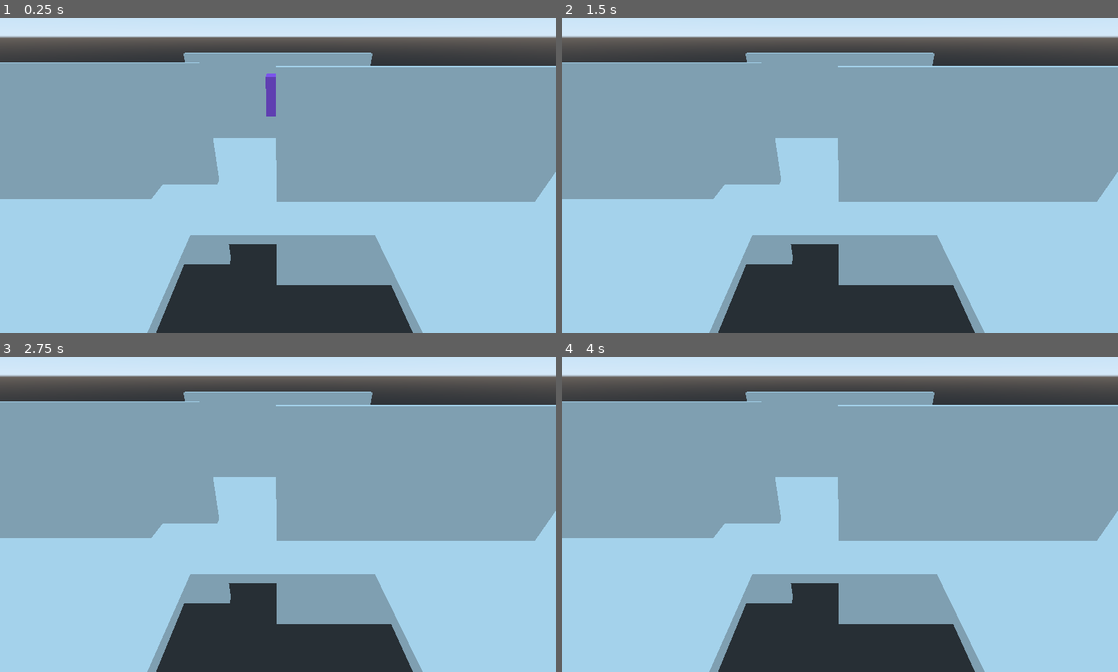
Above: before the commit, frames 1-4 (two rows, left to right).
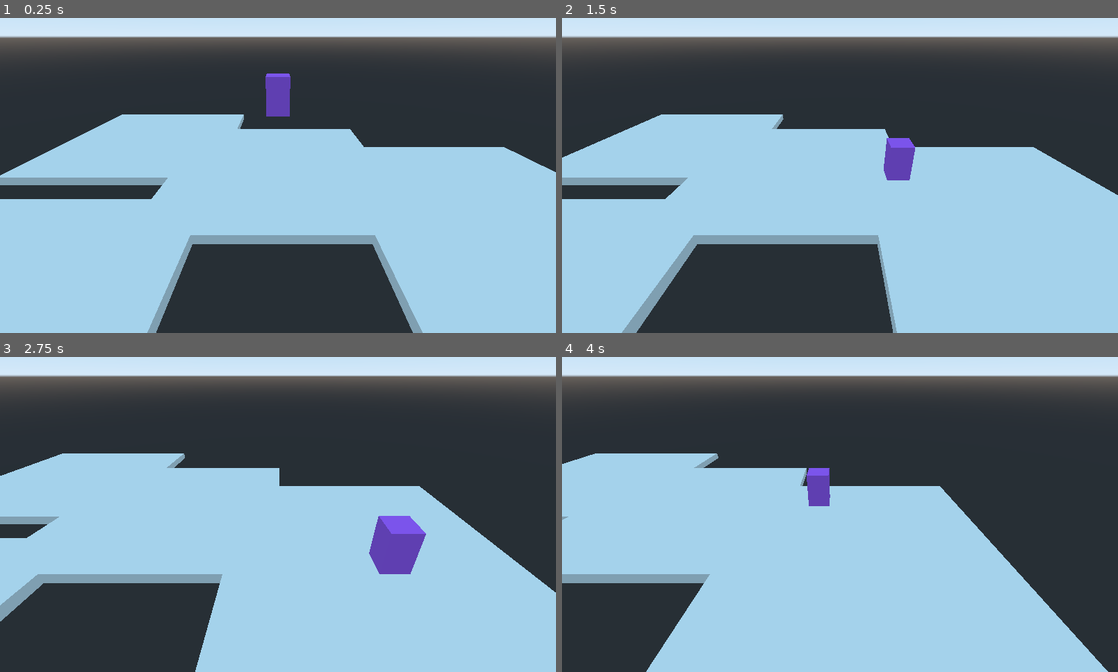
Above: after the commit, the same moments.

Repository: jonjondev/bendt-investigations
Game: Godot game, scene res://src/Main.tscn
Same seed, same stepped clock (60 frames per second), same inputs: the game is played once before the commit and once after it.
Inputs:
- Up to frame 1 (0.25 s): no input
- Up to frame 2 (1.5 s): hold Right (ui_right) 0.53-1.28 s; hold Down (ui_down) from 1.28 s (still down)
- Up to frame 3 (2.75 s): release Down (ui_down) at 2.03 s; hold Right (ui_right) from 2.03 s (still down)
- Up to frame 4 (4 s): release Right (ui_right) at 2.78 s; hold Up (ui_up) 2.78-3.53 s; hold Left (ui_left) from 3.53 s (still down)

The runs differ from the first frame. In frame 1, 44% of the frame differs, in the area x 0-100%, y 11-85%; in frame 2, 51%; in frame 3, 64%; in frame 4, 67%, in the area x 0-100%, y 11-100%.

Commit message:
Moved camera into its own scene and made it follow the player's movement on the x-axis

Diff:
--- /dev/null
+++ b/src/Camera.gd
@@ -0,0 +1,10 @@
+extends Camera
+
+export (NodePath) var player
+
+func _ready():
+	player = get_node(player)
+
+func _physics_process(delta):
+	if abs(translation.x - player.translation.x) > 0.1:
+		translation.x = lerp(translation.x, player.translation.x, delta)
--- a/src/Main.tscn
+++ b/src/Main.tscn
@@ -1,6 +1,7 @@
-[gd_scene load_steps=6 format=2]
+[gd_scene load_steps=5 format=2]
 
 [ext_resource path="res://src/Player.tscn" type="PackedScene" id=1]
+[ext_resource path="res://src/Camera.gd" type="Script" id=2]
 
 [sub_resource type="CubeMesh" id=1]
 size = Vector3( 5, 0.2, 5 )
@@ -8,17 +9,13 @@
 [sub_resource type="BoxShape" id=2]
 extents = Vector3( 2.5, 0.1, 2.5 )
 
-[sub_resource type="CubeMesh" id=3]
-size = Vector3( 5, 5, 0.2 )
-
-[sub_resource type="BoxShape" id=4]
-extents = Vector3( 2.5, 2.5, 0.1 )
-
 [node name="Spatial" type="Spatial"]
 
 [node name="Camera" type="Camera" parent="."]
 transform = Transform( 1, 0, 0, 0, 0.866025, 0.5, 0, -0.5, 0.866025, 0, 2.87831, 5.22607 )
 current = true
+script = ExtResource( 2 )
+player = NodePath("../Player")
 
 [node name="StaticBody" type="StaticBody" parent="."]
 
@@ -28,36 +25,6 @@
 
 [node name="CollisionShape" type="CollisionShape" parent="StaticBody"]
 shape = SubResource( 2 )
-
-[node name="StaticBody5" type="StaticBody" parent="."]
-transform = Transform( 1, 0, 0, 0, 1, 0, 0, 0, 1, 0, 0, -1.73848 )
-
-[node name="MeshInstance" type="MeshInstance" parent="StaticBody5"]
-mesh = SubResource( 3 )
-material/0 = null
-
-[node name="CollisionShape" type="CollisionShape" parent="StaticBody5"]
-shape = SubResource( 4 )
-
-[node name="StaticBody6" type="StaticBody" parent="."]
-transform = Transform( 1, 0, 0, 0, 1, 0, 0, 0, 1, -3.81563, 0, 0.925693 )
-
-[node name="MeshInstance" type="MeshInstance" parent="StaticBody6"]
-mesh = SubResource( 3 )
-material/0 = null
-
-[node name="CollisionShape" type="CollisionShape" parent="StaticBody6"]
-shape = SubResource( 4 )
-
-[node name="StaticBody7" type="StaticBody" parent="."]
-transform = Transform( 1, 0, 0, 0, 1, 0, 0, 0, 1, 2.4698, 0, 1.53786 )
-
-[node name="MeshInstance" type="MeshInstance" parent="StaticBody7"]
-mesh = SubResource( 3 )
-material/0 = null
-
-[node name="CollisionShape" type="CollisionShape" parent="StaticBody7"]
-shape = SubResource( 4 )
 
 [node name="StaticBody2" type="StaticBody" parent="."]
 transform = Transform( 1, 0, 0, 0, 1, 0, 0, 0, 1, 4.06478, 0, 1.56045 )
